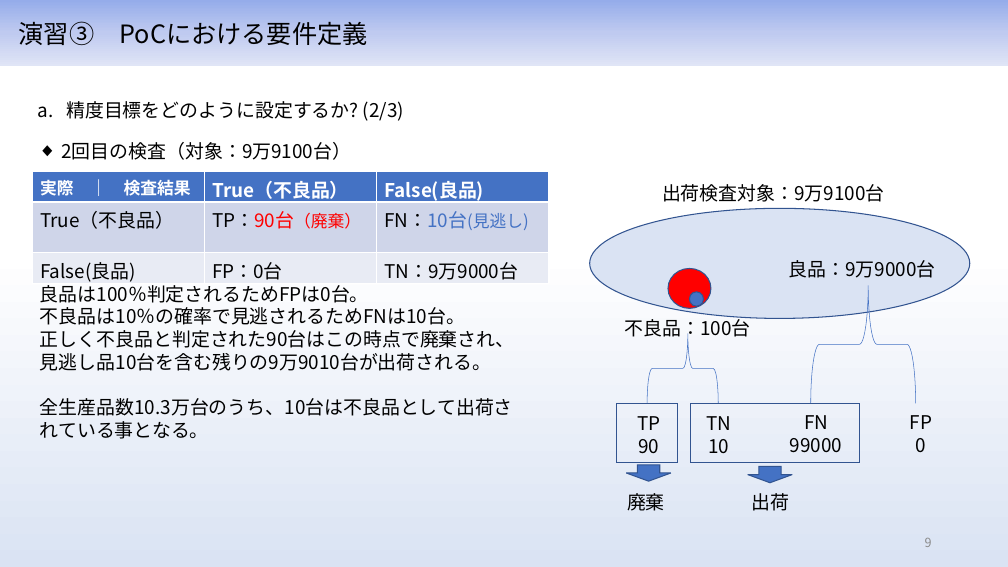
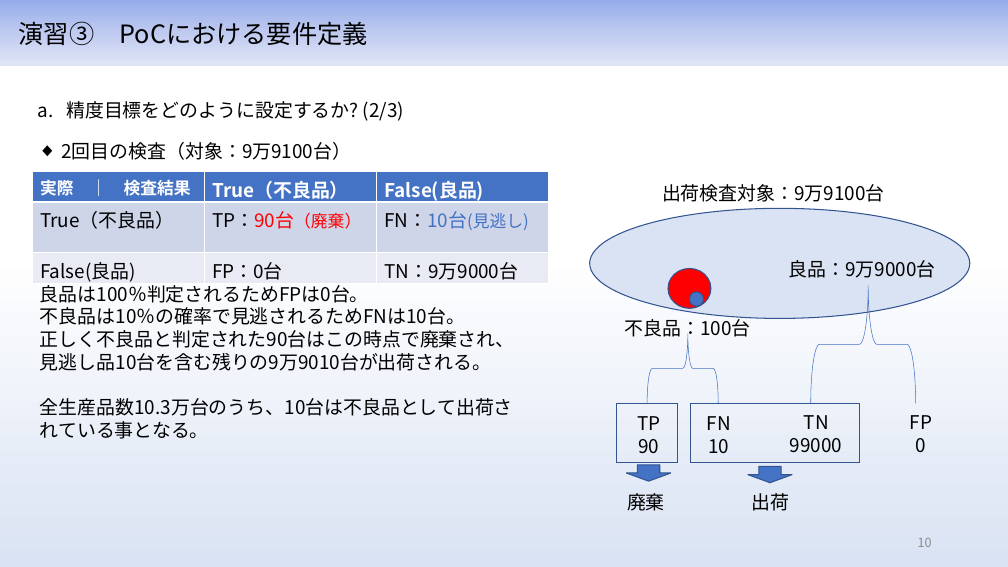
Before and after one commit to ym-dskr/ai_quest, a slide deck: slide 10 of 04_PBL_02_不良個所自動検出/phase1/提出課題_phase1_まとめ.pptx (slide 9 before the commit). Drawn at 1008x567 pixels with LibreOffice and Linux fonts; fonts in the diff are those of the drawing. Boxes give left, top, right and bottom in pixels: in the first picture for what was removed or moved away, otherwise in the second. Text is boxed around its words. In the diff, an @@ line names an element or a change of style, - is before the commit and + after.

```diff
--- a/04_PBL_02_不良個所自動検出/phase1/提出課題_phase1_まとめ.pptx
+++ b/04_PBL_02_不良個所自動検出/phase1/提出課題_phase1_まとめ.pptx
@@ text at [707,416,731,430]: text changed @@
-TN
+FN
@@ text at [804,415,829,429]: text changed @@
-FN
+TN
@@ page number at [918,538,932,547]: text changed @@
-9
+10
```
Also in this commit, not shown: 1 other slide changed, 1 slide added, 3 other files.
